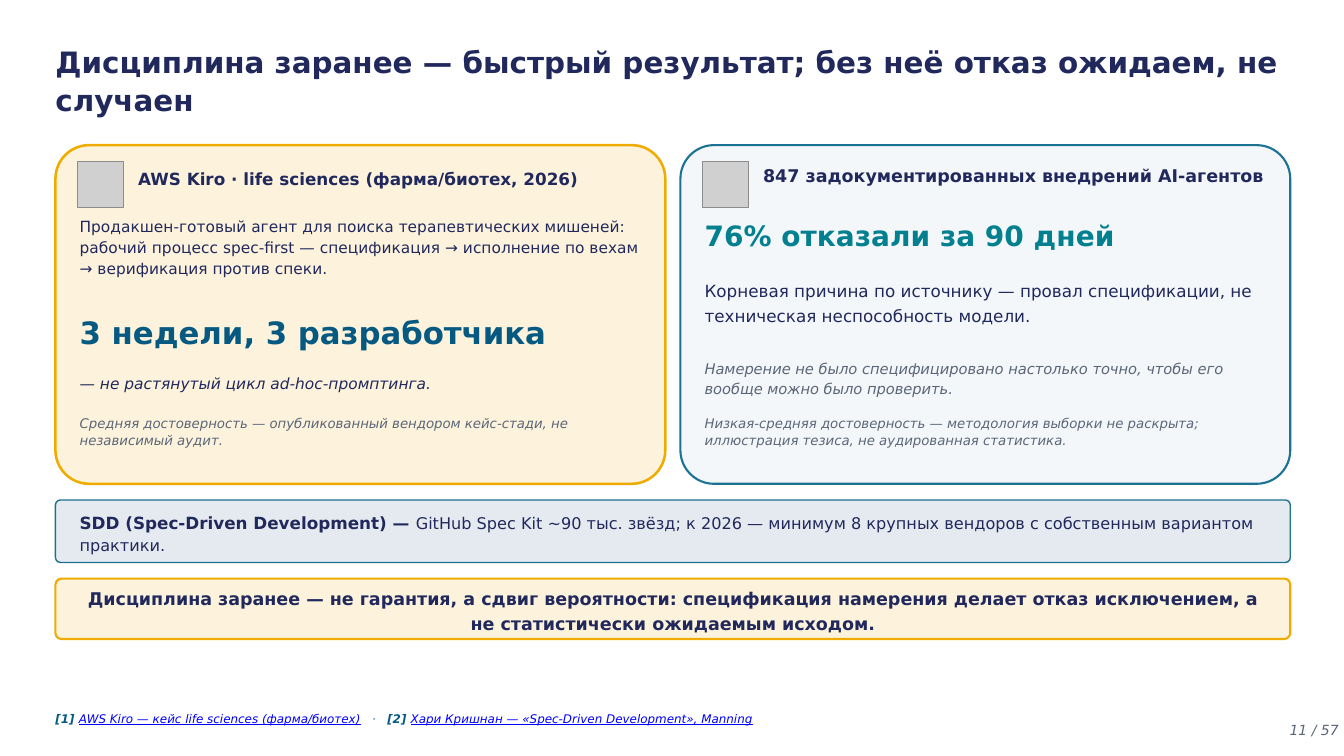
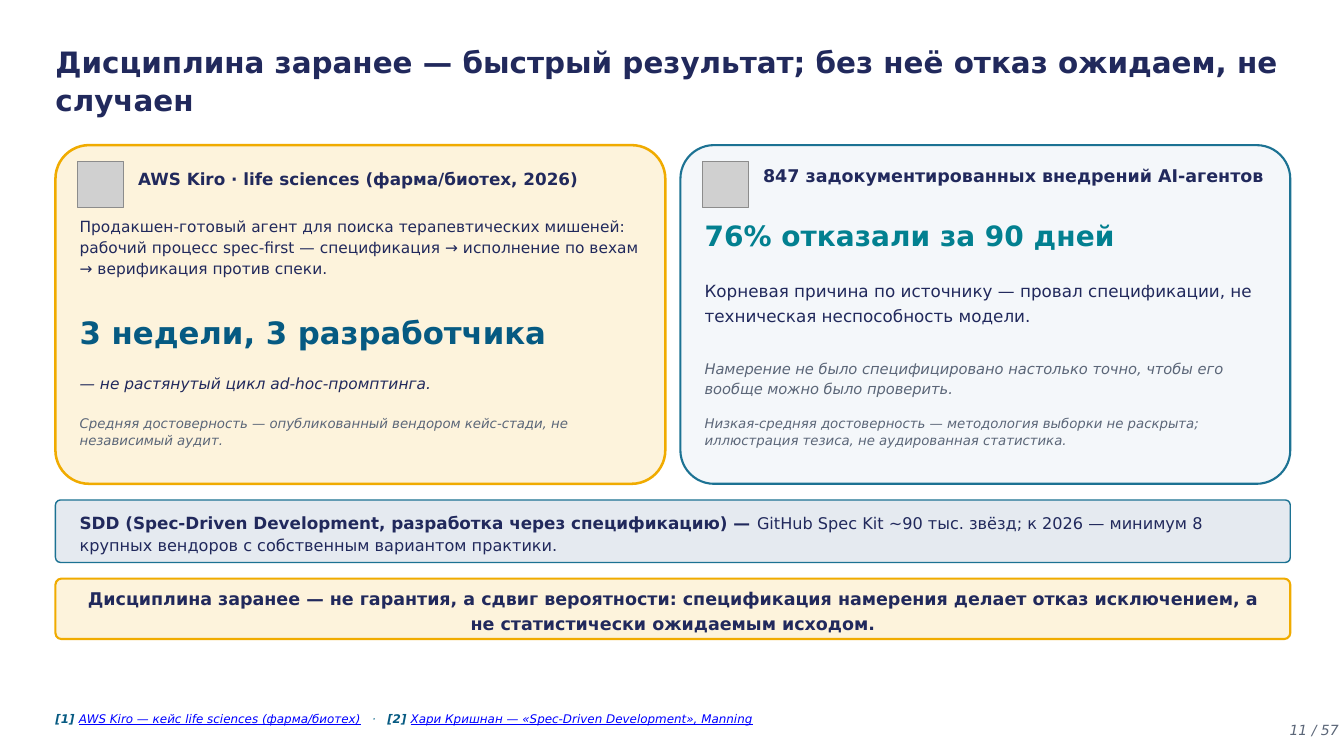
Before and after one commit to tellina-study/AI-usage-lessons, a slide deck: slide 11 of library/lectures/lec-04/rendered/lec-04.pptx. Drawn at 1344x756 pixels with LibreOffice and Linux fonts; fonts in the diff are those of the drawing; grey boxes stand for pictures. Boxes give left, top, right and bottom in pixels: in the first picture for what was removed or moved away, otherwise in the second. Text is boxed around its words. In the diff, an @@ line names an element or a change of style, - is before the commit and + after.

```diff
--- a/library/lectures/lec-04/rendered/lec-04.pptx
+++ b/library/lectures/lec-04/rendered/lec-04.pptx
@@ text at box(80, 516, 1202, 555): text changed @@
-SDD (Spec-Driven Development) — GitHub Spec Kit ~90 тыс. звёзд; к 2026 — минимум 8 крупных вендоров с собственным вариантом практики.
+SDD (Spec-Driven Development, разработка через спецификацию) — GitHub Spec Kit ~90 тыс. звёзд; к 2026 — минимум 8 крупных вендоров с собственным вариантом практики.
```
Also in this commit, not shown: 15 other slides changed, 59 other files.
